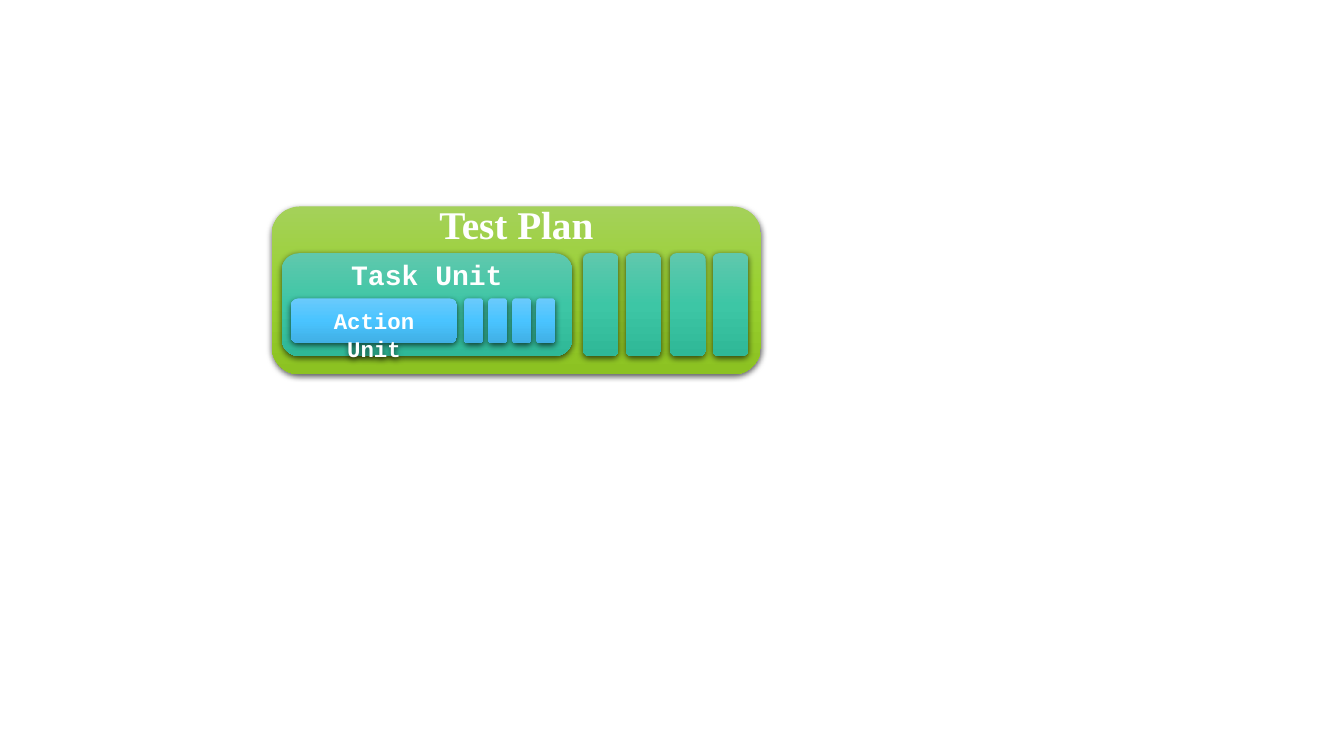
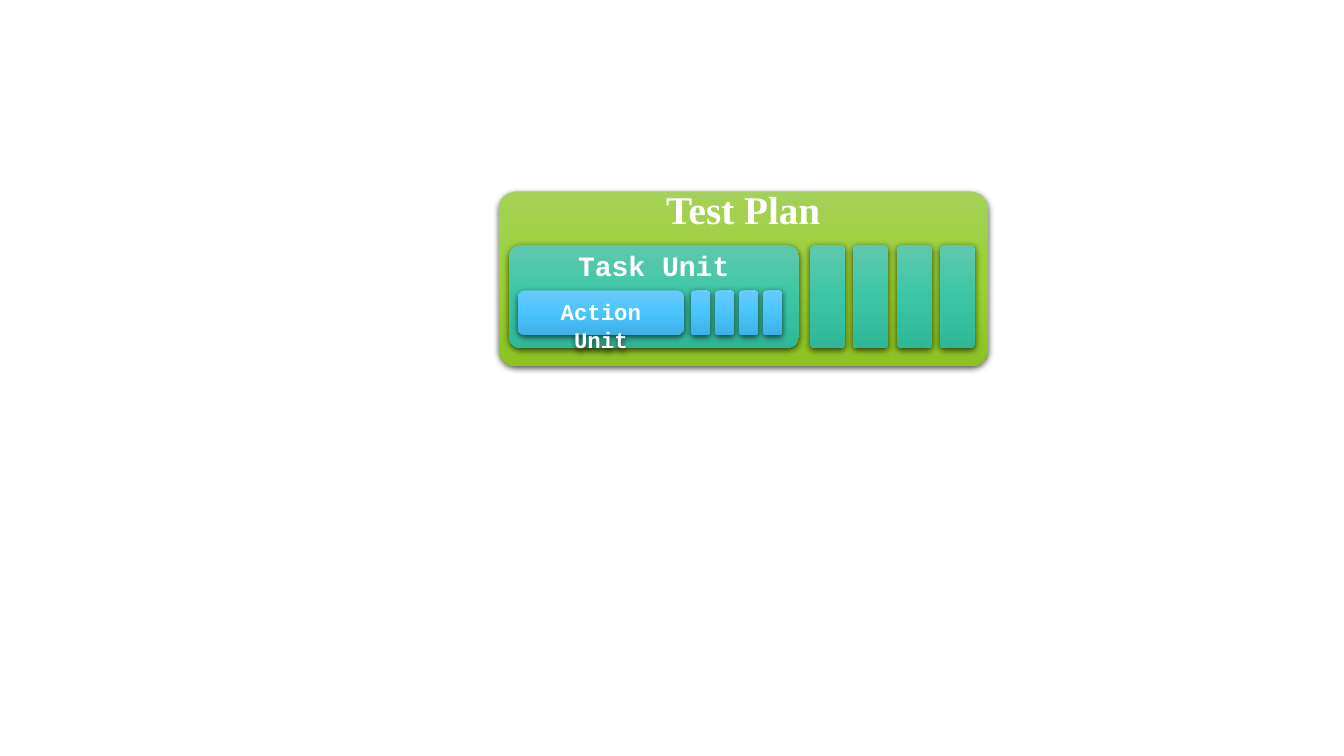
Before and after one commit to TsingPig/CodeRepo, a slide deck: slide 1 of Research/____ISSTA 26/Fig_Test_Plan_Structure.pptx. Drawn at 1344x756 pixels with LibreOffice and Linux fonts; fonts in the diff are those of the drawing. Boxes give left, top, right and bottom in pixels: in the first picture for what was removed or moved away, otherwise in the second. Text is boxed around its words. In the diff, an @@ line names an element or a change of style, - is before the commit and + after.

```diff
--- a/Research/____ISSTA 26/Fig_Test_Plan_Structure.pptx
+++ b/Research/____ISSTA 26/Fig_Test_Plan_Structure.pptx
@@ rounded rectangle "Test Plan": place and size @@
-rounded rectangle "Test Plan" at <box>272,207,761,375</box>
+rounded rectangle "Test Plan" at <box>499,192,988,366</box>
@@ rounded rectangle "Test Plan" at <box>499,192,988,366</box>: line spacing 20pt to 22pt; proportions changed @@
@@ proportions changed in 5 elements at <box>509,245,800,348</box>, <box>811,245,846,348</box>, <box>853,245,888,348</box>, <box>897,245,933,348</box>, <box>940,245,975,348</box> @@
@@ 3 rounded rectangles: place and size @@
-3 rounded rectangles at <box>281,253,572,356</box>
+3 rounded rectangles at <box>509,245,800,348</box>
@@ 7 rounded rectangles: place and size @@
-7 rounded rectangles at <box>465,253,748,356</box>
+7 rounded rectangles at <box>692,245,975,348</box>
```
Also in this commit, not shown: 1 other slide changed, 2 other files.
